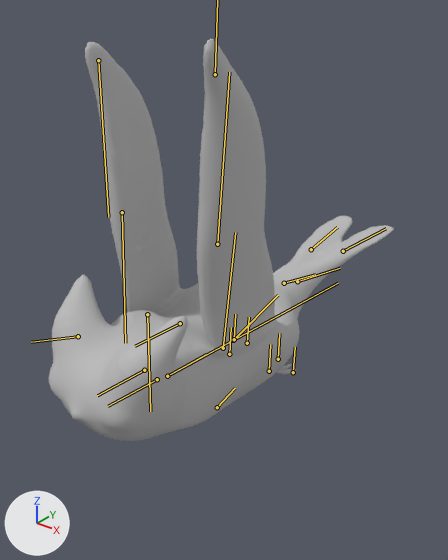
An edit to the FBX model RawContent/FinalBird/A_Bird_Flight/A_Bird_BulletMode.fbx, drawn before and after from the same camera.
Both versions are drawn from a 50 mm lens placed at (0.526, -0.784, 0.629), pointed at (-0.029, -0.091, 0.199). The axes (+X, +Y, +Z) are drawn at lower left. The lights are the same throughout. The picture after the commit comes second. Both versions are drawn at frame 126 of the action 'Take 001'; the numbers are the values there. The bones that change, and the others that lie on the model, are drawn over the model as lines.

The first picture shows 'SM_Bird_Low_v3:SM_Bird_Body'.
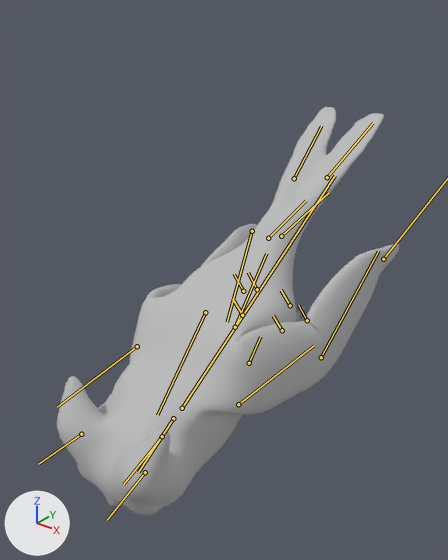
The change, as JSON lines over the scene's bpy script:
```json
{"block": "bone_rig_object", "where": "bone_rig_object = bpy.data.objects['Bird_Rig']  # the whole rig 'Bird_Rig'"}
{"op": "set", "path": "bone_rig_object.location", "old": "(0.0, 13.115, -0.408)", "new": "(0.0, 15.257, 1.792)"}
{"op": "set", "path": "bone_rig_object.rotation_euler", "old": "(0.157, 0.0, 3.142)", "new": "(-0.489, 0.0, 3.142)", "note": "degrees (9, 0, 180) -> degrees (-28, 0, 180)"}
{"block": "bone_ear_right", "where": "bone_ear_right = bpy.data.objects['Bird_Rig'].pose.bones['Ear_Right']  # child of 'Head'"}
{"op": "set", "path": "bone_ear_right.location", "old": "(0.0, 0.15, 0.06)", "new": "(0.0, 0.21, 0.12)"}
{"op": "set", "path": "bone_ear_right.rotation_quaternion", "old": "(0.959, 0.282, -0.001, 0.001)", "new": "(0.912, 0.411, -0.001, 0.001)", "note": "degrees (33, 0, 0) -> degrees (49, 0, 0)"}
{"block": "bone_ear_left", "where": "bone_ear_left = bpy.data.objects['Bird_Rig'].pose.bones['Ear_Left']  # child of 'Head'"}
{"op": "set", "path": "bone_ear_left.location", "old": "(0.0, 0.13, 0.1)", "new": "(0.0, 0.16, 0.15)"}
{"op": "set", "path": "bone_ear_left.rotation_quaternion", "old": "(0.959, 0.282, -0.001, 0.0)", "new": "(0.925, 0.379, -0.001, 0.001)", "note": "degrees (33, 0, 0) -> degrees (45, 0, 0)"}
{"block": "bone_wing1_left", "where": "bone_wing1_left = bpy.data.objects['Bird_Rig'].pose.bones['Wing1_Left']  # child of 'Root'"}
{"op": "set", "path": "bone_wing1_left.location", "old": "(-0.02, -0.06, -0.25)", "new": "(0.03, 0.26, -0.55)"}
{"op": "set", "path": "bone_wing1_left.rotation_quaternion", "old": "(0.707, 0.704, -0.054, -0.03)", "new": "(0.679, -0.517, 0.384, 0.353)", "note": "degrees (90, -2, -7) -> degrees (-68, 62, 10)"}
{"block": "bone_wing2_left", "where": "bone_wing2_left = bpy.data.objects['Bird_Rig'].pose.bones['Wing2_Left']  # child of 'Wing1_Left'"}
{"op": "set", "path": "bone_wing2_left.location", "old": "(0.0, 0.0, 0.0)", "new": "(-0.01, 0.25, -0.03)"}
{"op": "set", "path": "bone_wing2_left.rotation_quaternion", "old": "(1.0, 0.0, 0.0, 0.0)", "new": "(0.942, -0.334, -0.009, 0.045)", "note": "degrees (0, 0, 0) -> degrees (-39, 1, 5)"}
{"block": "bone_wing3_left", "where": "bone_wing3_left = bpy.data.objects['Bird_Rig'].pose.bones['Wing3_Left']  # child of 'Wing2_Left'"}
{"op": "set", "path": "bone_wing3_left.location", "old": "(0.0, 0.0, 0.0)", "new": "(-0.01, -0.01, 0.0)"}
{"op": "set", "path": "bone_wing3_left.rotation_quaternion", "old": "(1.0, 0.0, 0.0, 0.0)", "new": "(0.996, 0.013, 0.01, 0.085)", "note": "degrees (0, 0, 0) -> degrees (2, 1, 10)"}
{"block": "bone_wing1_right", "where": "bone_wing1_right = bpy.data.objects['Bird_Rig'].pose.bones['Wing1_Right']  # child of 'Root'"}
{"op": "set", "path": "bone_wing1_right.location", "old": "(0.02, 0.09, 0.22)", "new": "(0.05, -0.21, 0.34)"}
{"op": "set", "path": "bone_wing1_right.rotation_quaternion", "old": "(0.709, 0.702, -0.06, -0.033)", "new": "(0.67, -0.557, 0.38, 0.312)", "note": "degrees (90, -2, -8) -> degrees (-80, 59, -1)"}
{"block": "bone_wing2_right", "where": "bone_wing2_right = bpy.data.objects['Bird_Rig'].pose.bones['Wing2_Right']  # child of 'Wing1_Right'"}
{"op": "set", "path": "bone_wing2_right.location", "old": "(0.0, 0.0, 0.0)", "new": "(0.01, -0.18, 0.07)"}
{"op": "set", "path": "bone_wing2_right.rotation_quaternion", "old": "(1.0, 0.0, 0.0, 0.0)", "new": "(0.953, -0.299, -0.007, 0.042)", "note": "degrees (0, 0, 0) -> degrees (-35, 1, 5)"}
{"block": "bone_wing3_right", "where": "bone_wing3_right = bpy.data.objects['Bird_Rig'].pose.bones['Wing3_Right']  # child of 'Wing2_Right'"}
{"op": "set", "path": "bone_wing3_right.location", "old": "(0.0, 0.0, 0.0)", "new": "(0.02, -0.01, 0.0)"}
{"op": "set", "path": "bone_wing3_right.rotation_quaternion", "old": "(1.0, 0.0, 0.0, 0.0)", "new": "(0.996, 0.009, -0.004, 0.09)", "note": "degrees (0, 0, 0) -> degrees (1, -1, 10)"}
{"block": "bone_tail_left", "where": "bone_tail_left = bpy.data.objects['Bird_Rig'].pose.bones['Tail_Left']  # child of 'BackBone'"}
{"op": "set", "path": "bone_tail_left.location", "old": "(-0.01, 0.01, -0.12)", "new": "(-0.01, -0.04, -0.18)"}
{"op": "set", "path": "bone_tail_left.rotation_quaternion", "old": "(1.0, 0.0, 0.0, 0.0)", "new": "(0.997, -0.078, -0.009, 0.007)", "note": "degrees (0, 0, 0) -> degrees (-9, -1, 1)"}
{"block": "bone_tail_left_1", "where": "bone_tail_left_1 = bpy.data.objects['Bird_Rig'].pose.bones['Tail_Left_1']  # child of 'Tail_Left'"}
{"op": "set", "path": "bone_tail_left_1.location", "old": "(0.0, 0.0, 0.0)", "new": "(0.0, 0.0, -0.01)"}
{"op": "set", "path": "bone_tail_left_1.rotation_quaternion", "old": "(1.0, 0.0, 0.0, 0.0)", "new": "(1.0, 0.025, 0.005, -0.002)", "note": "degrees (0, 0, 0) -> degrees (3, 1, 0)"}
{"block": "bone_tail_right", "where": "bone_tail_right = bpy.data.objects['Bird_Rig'].pose.bones['Tail_Right']  # child of 'BackBone'"}
{"op": "set", "path": "bone_tail_right.location", "old": "(0.01, 0.03, -0.11)", "new": "(0.01, -0.03, -0.18)"}
{"op": "set", "path": "bone_tail_right.rotation_quaternion", "old": "(1.0, 0.0, 0.0, 0.0)", "new": "(0.997, -0.079, 0.004, -0.004)", "note": "degrees (0, 0, 0) -> degrees (-9, 0, -1)"}
{"block": "bone_tail_right_1", "where": "bone_tail_right_1 = bpy.data.objects['Bird_Rig'].pose.bones['Tail_Right_1']  # child of 'Tail_Right'"}
{"op": "set", "path": "bone_tail_right_1.location", "old": "(0.0, 0.0, 0.0)", "new": "(0.0, 0.01, -0.01)"}
{"op": "set", "path": "bone_tail_right_1.rotation_quaternion", "old": "(1.0, 0.0, 0.0, 0.0)", "new": "(1.0, 0.025, -0.003, 0.001)", "note": "degrees (0, 0, 0) -> degrees (3, 0, 0)"}
```

Location of each change, (x1, y1, x2, y2) in pixels of the pictures (448 x 560 px):
```json
{"object": "SM_Bird_Low_v3:SM_Bird_Body", "change": "posed", "before": [49, 39, 394, 441], "after": [57, 107, 399, 516]}
{"bone": "Ear_Right", "before": "(78, 336) to (31, 342)", "after": "(81, 434) to (38, 464)"}
{"bone": "Ear_Left", "before": "(144, 370) to (97, 395)", "after": "(145, 472) to (107, 520)"}
{"bone": "Wing1_Left", "before": "(223, 348) to (235, 232)", "after": "(238, 404) to (314, 345)"}
{"bone": "Wing2_Left", "before": "(217, 244) to (229, 72)", "after": "(321, 357) to (378, 251)"}
{"bone": "Wing1_Right", "before": "(147, 314) to (150, 411)", "after": "(137, 346) to (57, 407)"}
{"bone": "Wing2_Right", "before": "(122, 212) to (125, 343)", "after": "(205, 312) to (157, 415)"}
{"bone": "Wing3_Right", "before": "(98, 60) to (108, 217)", "after": "(252, 231) to (227, 322)"}
{"bone": "Tail_Left", "before": "(297, 281) to (340, 268)", "after": "(281, 236) to (329, 192)"}
{"bone": "Tail_Left_1", "before": "(343, 251) to (386, 228)", "after": "(327, 177) to (373, 123)"}
{"bone": "Tail_Right", "before": "(284, 283) to (315, 274)", "after": "(268, 238) to (306, 200)"}
{"bone": "Tail_Right_1", "before": "(311, 249) to (337, 227)", "after": "(294, 178) to (321, 126)"}
```
